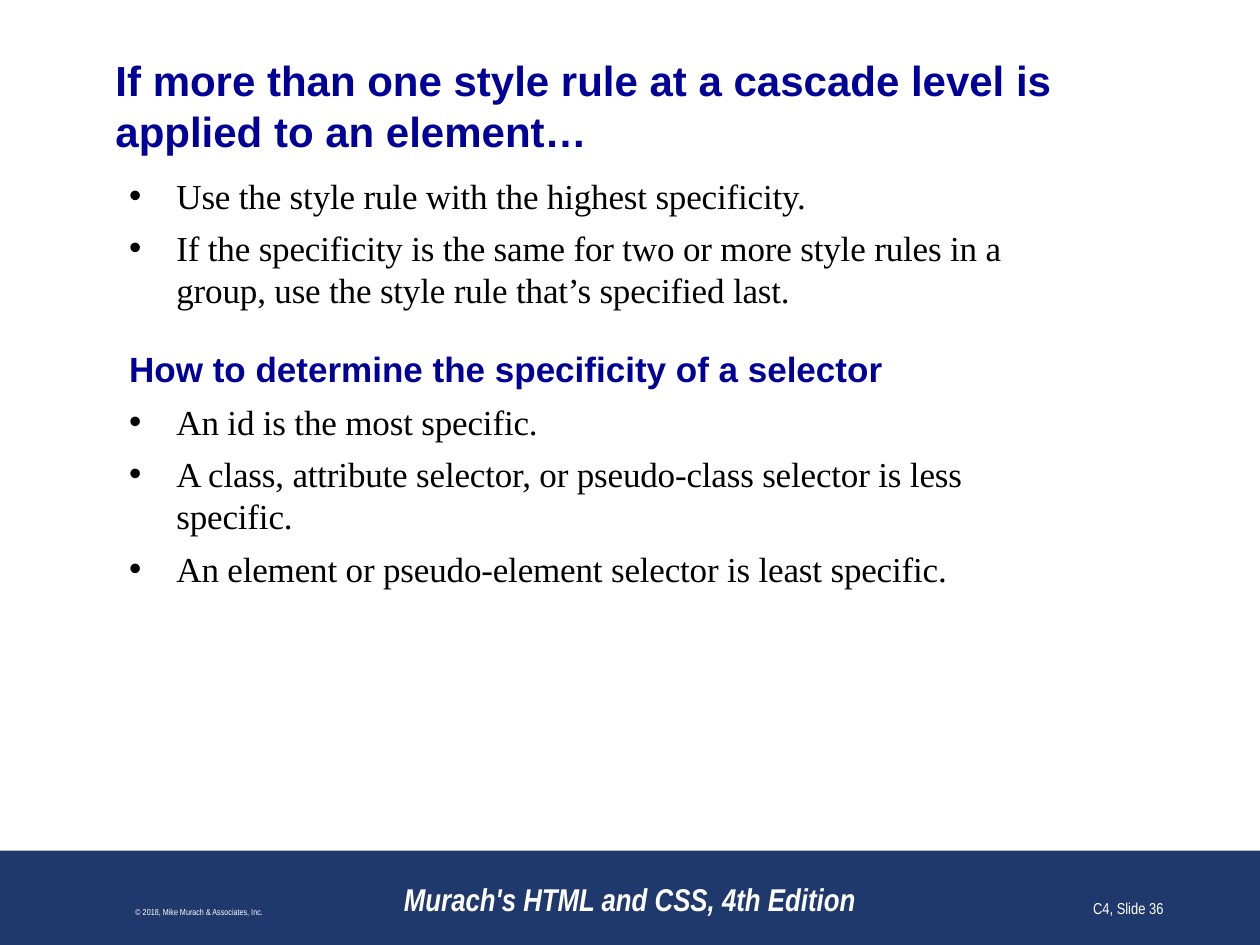
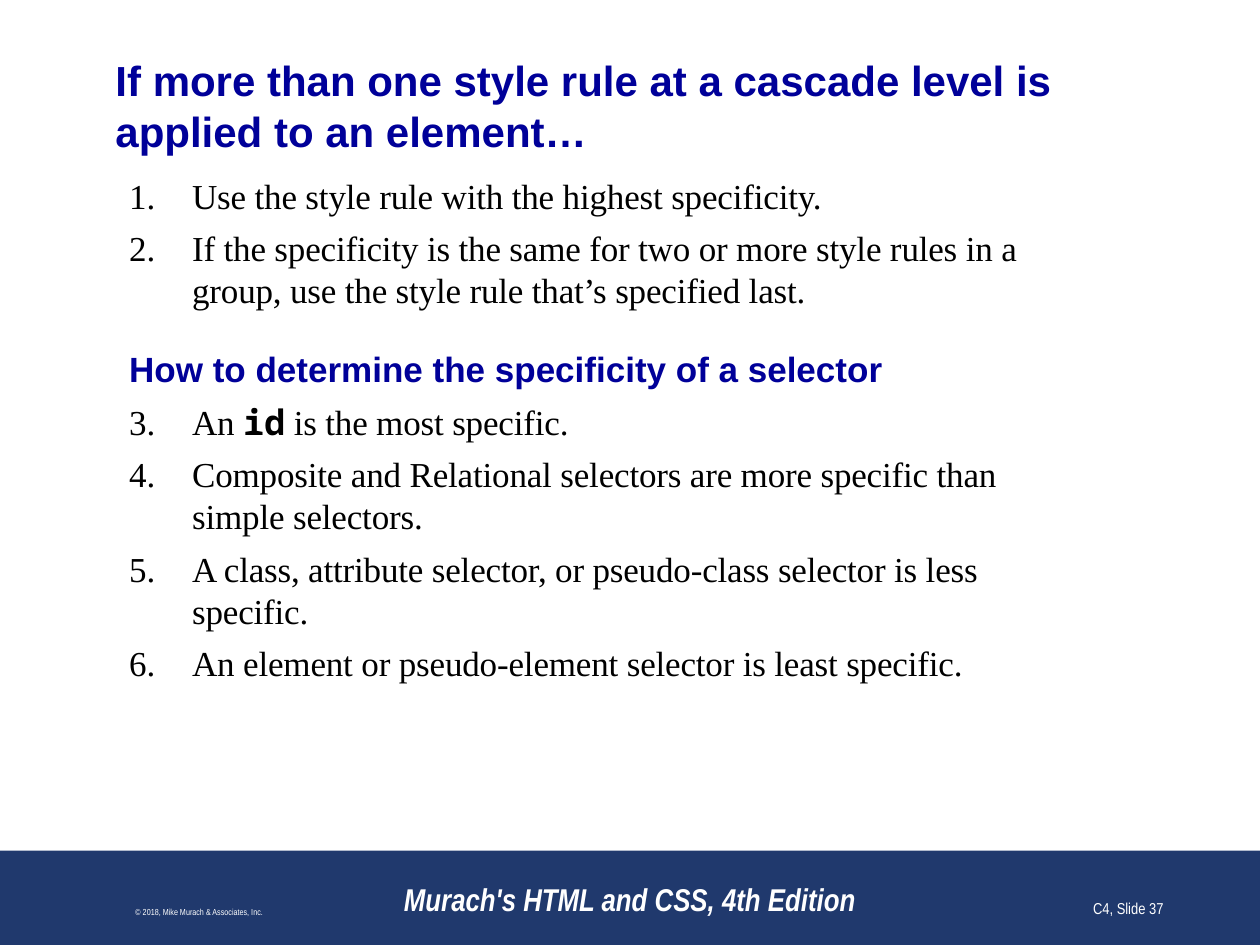
Before and after one commit to paulsmithkc/awd1000_base_lab_and_homework, a slide deck: slide 37 of murach_html_4e/slides/Chapter 4 slides (Revised).pptx (slide 36 before the commit). Drawn at 1260x945 pixels with LibreOffice and Linux fonts; fonts in the diff are those of the drawing; background and template pictures are left out. Boxes give left, top, right and bottom in pixels: in the first picture for what was removed or moved away, otherwise in the second. Text is boxed around its words. In the diff, an @@ line names an element or a change of style, - is before the commit and + after.

```diff
--- a/murach_html_4e/slides/Chapter 4 slides (Revised).pptx
+++ b/murach_html_4e/slides/Chapter 4 slides (Revised).pptx
@@ text at [192,184,1017,684]: font Times New Roman to Noto Sans Mono, bold on in "id"; bullet • to 1. @@
@@ text at [192,462,997,537]: paragraph added @@
+2. Composite and Relational selectors are more specific than simple selectors.
@@ page number at [1093,902,1163,916]: text changed @@
-C4, Slide 36
+C4, Slide 37
```
Also in this commit, not shown: 20 other slides changed, 1 slide added, 5 slides removed.
